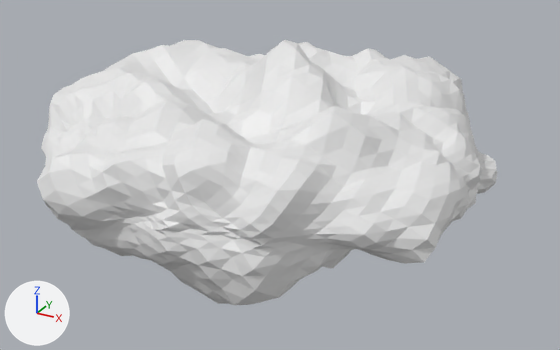
The FBX model LSDJam/Assets/Environment/Jungle/SM/SM_TreeCanopy7.fbx: old version first, new version second.
Before and after are seen from a 50 mm camera at (2.39, -4.26, 1.89) aimed at (0.12, -0.12, -0.18). The lights are fixed; the arrows at lower left show +X, +Y and +Z.

The first picture shows 'Tree_Canopy_7'.
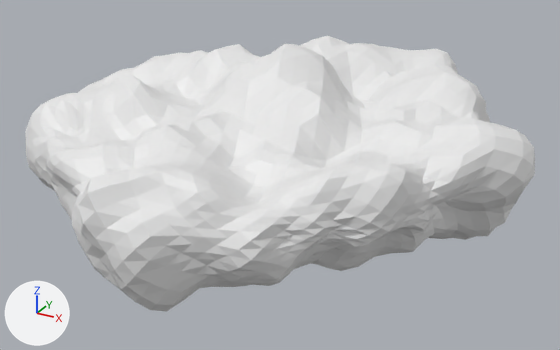
Boxes [x1, y1, x2, y2] around the edits, measured in the pictures (560 x 350 px):
'Tree_Canopy_7', reshaped, rescaled (11% wider): before [37, 40, 498, 305]; after [25, 35, 535, 312]

Patch to the scene script:
```diff
--- a/LSDJam/Assets/Environment/Jungle/SM/SM_TreeCanopy7.fbx.py
+++ b/LSDJam/Assets/Environment/Jungle/SM/SM_TreeCanopy7.fbx.py
@@ me_icosphere_010 @@
 # used by ob_tree_canopy_7; location = (0.0, 0.0, 0.0); rotation_euler = (1.571, 0.0, 0.0), in degrees (90, 0, 0); scale = (0.00733, 0.00733, 0.00733)
-me_icosphere_010.from_pydata(...)  # 2562 vertices, 5120 faces; spans x -213.0..198.0, y -93.0..98.0, z -210.0..210.0
+me_icosphere_010.from_pydata(...)  # 2562 vertices, 5120 faces; spans x -160.0..170.0, y -64.0..68.0, z -151.0..165.0
+# me_icosphere_010 part 1: 2562 of 2562 vertices moved; they spanned x -213.0..198.0, y -93.0..98.0, z -210.0..210.0 and now span x -160.0..170.0, y -64.0..68.0, z -151.0..165.0; mean shift (1.0, -2.0, 0.0); largest move (-196.0, 0.0, -99.0) -> (-101.0, 0.0, -51.0)
@@ ob_tree_canopy_7 @@
 ob_tree_canopy_7.rotation_euler = (1.571, 0.0, 0.0)  # degrees (90, 0, 0)
-ob_tree_canopy_7.scale = (0.00733, 0.00733, 0.00733)
+ob_tree_canopy_7.scale = (0.01, 0.01, 0.01)
```
